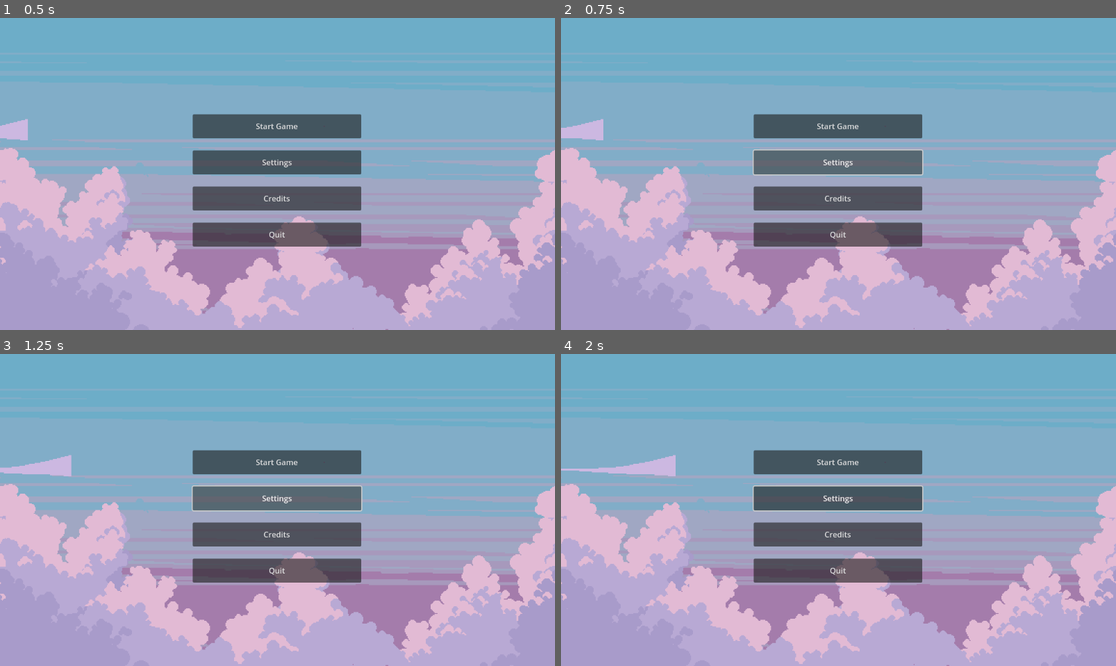
Above: before the commit, frames 1-4 (two rows, left to right).
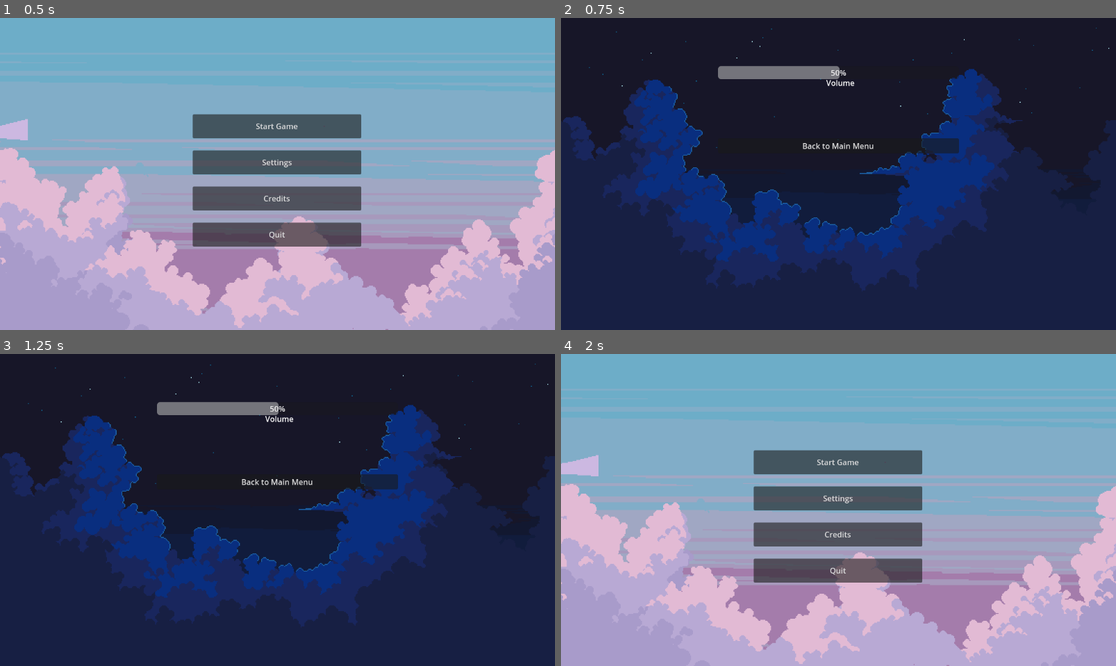
Above: after the commit, the same moments.

Repository: ratgaw/ZombieCafe
Game: Godot game, scene res://Scenes/Main Menu.tscn
The game is run twice, just before and just after one commit, with the same random seed, the same clock (stepped at 60 frames per second) and the same inputs.
Inputs (mouse positions are in pixels of both pictures, inside the frame that each line leads up to):
- Up to frame 1 (0.5 s): no input
- Up to frame 2 (0.75 s): click "Settings" at 0.5 s
- Up to frame 3 (1.25 s): no input
- Up to frame 4 (2 s): click (838, 481) at 1.25 s, where only the run after the commit has a clickable "Back to Main Menu"

Frame 1 is identical in both runs. In frame 2, 100% of the frame differs, in the area x 0-100%, y 0-100%; in frame 3, 100%; in frame 4, 1.1%.

Commit message:
Updated File Pathing
Changed ZScenes pathing to Scenes

Diff:
--- a/Main_Menu/Scripts/menu_options.gd
+++ b/Main_Menu/Scripts/menu_options.gd
@@ -19,4 +19,4 @@
 
 #Switches to settings menu on settings button press
 func _on_settings_pressed() -> void:
-	get_tree().change_scene_to_file("res://ZScenes/Settings Menu.tscn")
+	get_tree().change_scene_to_file("res://Scenes/Settings Menu.tscn")
--- a/Main_Menu/Scripts/settings_menu_options.gd
+++ b/Main_Menu/Scripts/settings_menu_options.gd
@@ -22,4 +22,4 @@
 	Globals.music_volume = cvalue
 
 func _on_back_to_main_pressed() -> void:
-	get_tree().change_scene_to_file("res://ZScenes/Main Menu.tscn")
+	get_tree().change_scene_to_file("res://Scenes/Main Menu.tscn")
